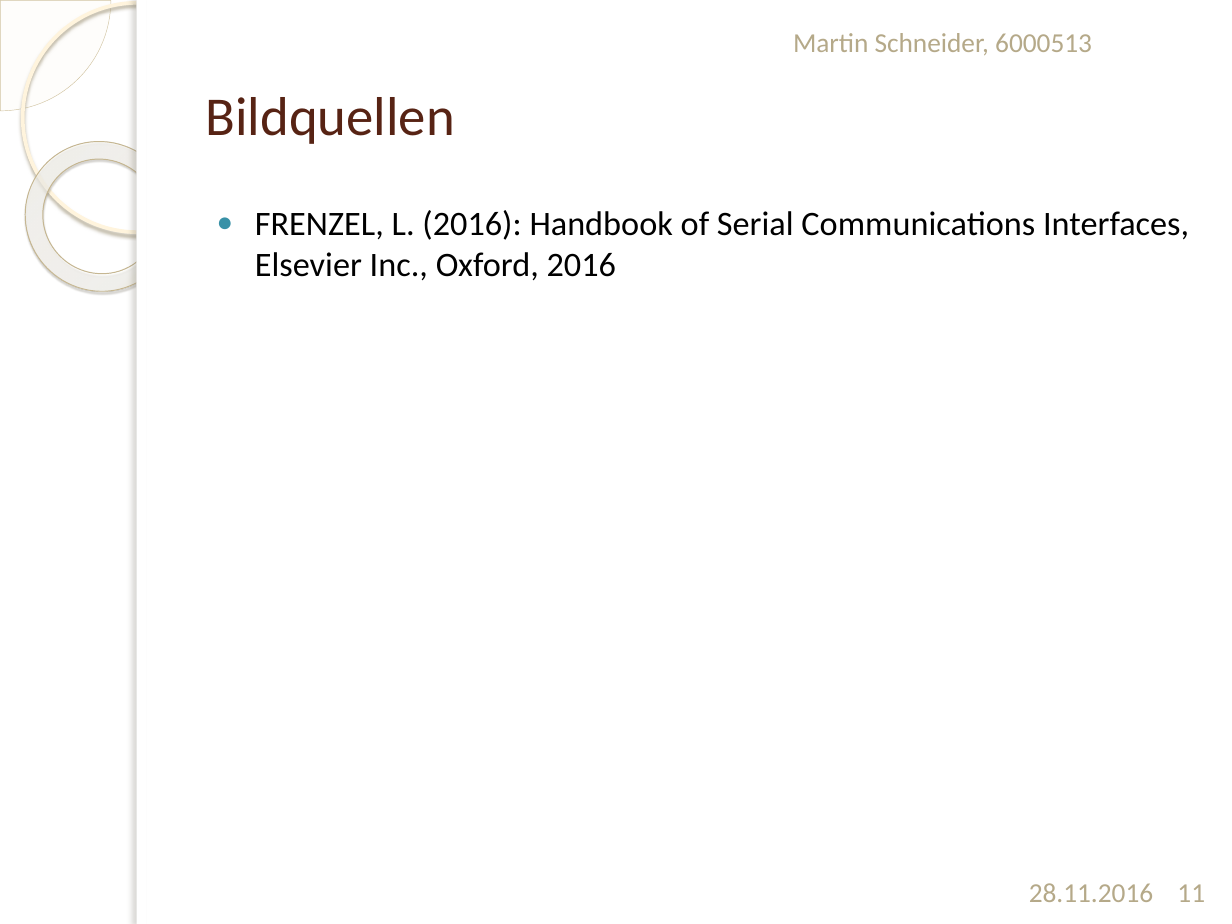
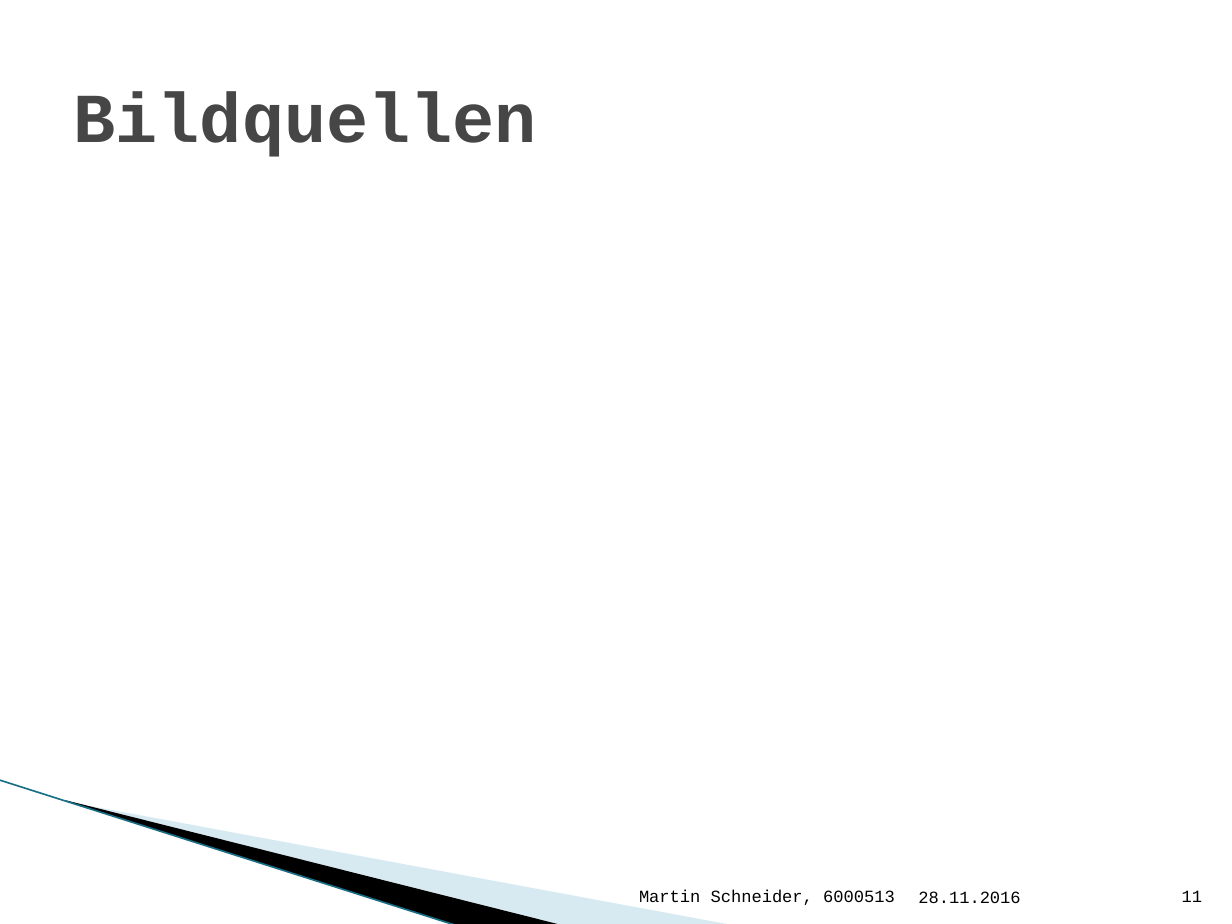
Before and after one commit to Bondzio/Stuff, a slide deck: slide 11 of Bachelor/Präsentation Bachelor.pptx. Drawn at 1232x924 pixels with LibreOffice and Linux fonts; fonts in the diff are those of the drawing; background and template pictures are left out. Boxes give left, top, right and bottom in pixels: in the first picture for what was removed or moved away, otherwise in the second. Text is boxed around its words. In the diff, an @@ line names an element or a change of style, - is before the commit and + after.

```diff
--- a/Bachelor/Präsentation Bachelor.pptx
+++ b/Bachelor/Präsentation Bachelor.pptx
@@ pie slice (boxed as its full ellipse) removed at bbox=[0, 0, 111, 111] @@
@@ ellipse removed at bbox=[22, 2, 251, 232] @@
@@ rectangle removed at bbox=[137, 0, 1232, 920] @@
@@ rectangle removed at bbox=[137, 0, 147, 924] @@
@@ title "Bildquellen": place and size @@
-title "Bildquellen" at bbox=[206, 97, 455, 144]
+title "Bildquellen" at bbox=[74, 91, 537, 157]
@@ title "Bildquellen" at bbox=[74, 91, 537, 157]: size 32 to 41 pt, font Calibri to Courier New, text colour #572314 to #464646, bold on @@
@@ donut removed at bbox=[0, 111, 206, 322] @@
@@ text removed at bbox=[255, 210, 1189, 280] @@
-● FRENZEL, L. (2016): Handbook of Serial Communications Interfaces, Elsevier Inc., Oxford, 2016
@@ line added from (0, 780) to (457, 924), #97C5D8 0.95 pt @@
@@ freeform shape added at bbox=[65, 800, 563, 924], fill #000000 @@
@@ freeform shape added at bbox=[68, 801, 733, 924], fill #A0CBDC at 40% opacity @@
@@ text "Martin Schneider, 6000513": place and size @@
-text "Martin Schneider, 6000513" at bbox=[793, 33, 1092, 55]
+text "Martin Schneider, 6000513" at bbox=[639, 890, 895, 905]
@@ text "Martin Schneider, 6000513" at bbox=[639, 890, 895, 905]: size 16 to 10 pt, font Calibri to Courier New, text colour #B6A98A to #000000; alignment left to right @@
@@ text "28.11.2016": place and size @@
-text "28.11.2016" at bbox=[1029, 883, 1153, 902]
+text "28.11.2016" at bbox=[918, 891, 1020, 903]
@@ text "28.11.2016" at bbox=[918, 891, 1020, 903]: size 16 to 10 pt, font Calibri to Courier New, text colour #B6A98A to #000000; alignment right to left @@
@@ page number at bbox=[1182, 890, 1202, 902]: size 16 to 10 pt, font Calibri to Courier New, text colour #B6A98A to #000000; alignment centre to right @@
```
Also in this commit, not shown: 10 other slides changed, 5 other files.
